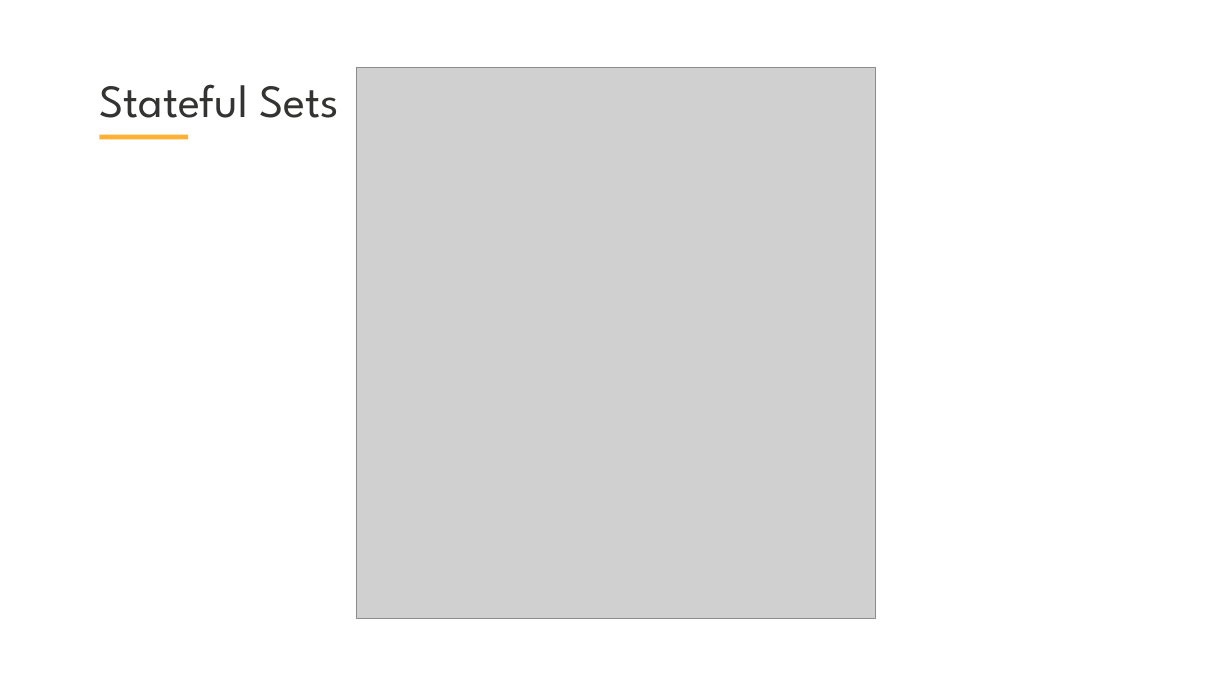
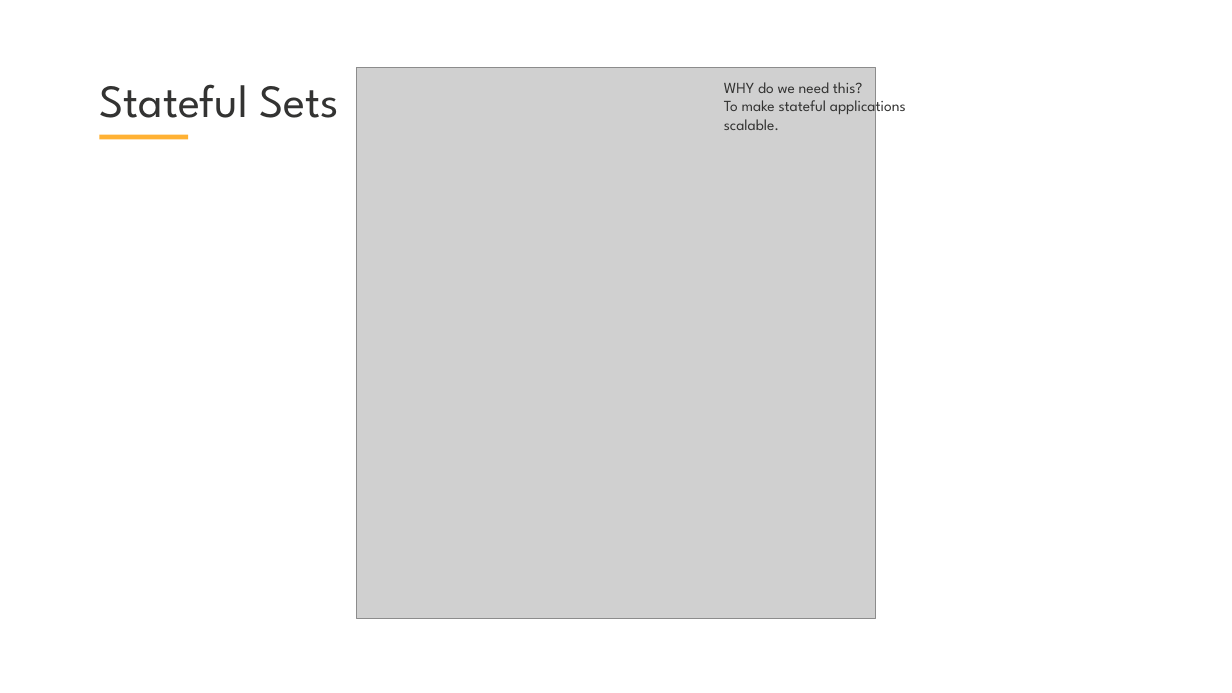
Before and after one commit to skabrits/DevOps-Workshop, a slide deck: slide 5 of Part II/Workshop-II.pptx. Drawn at 1232x693 pixels with LibreOffice and Linux fonts; fonts in the diff are those of the drawing; grey boxes stand for pictures; background and template pictures are left out. Boxes give left, top, right and bottom in pixels: in the first picture for what was removed or moved away, otherwise in the second. Text is boxed around its words. In the diff, an @@ line names an element or a change of style, - is before the commit and + after.

```diff
--- a/Part II/Workshop-II.pptx
+++ b/Part II/Workshop-II.pptx
@@ text added at [724,82,906,130], 18 pt, text #333332 @@
+WHY do we need this?
+To make stateful applications scalable.
```
Also in this commit, not shown: 4 other slides changed, 5 slides added, 1 slide removed, 2 other files.
